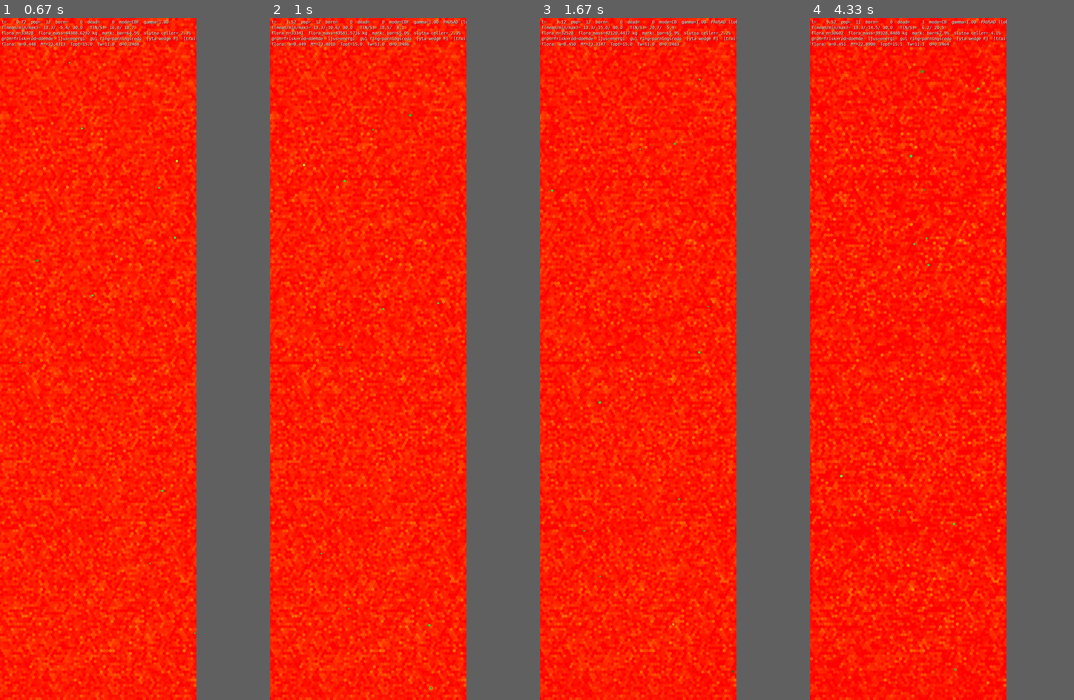
Above: before the commit, frames 1-4 (left to right).
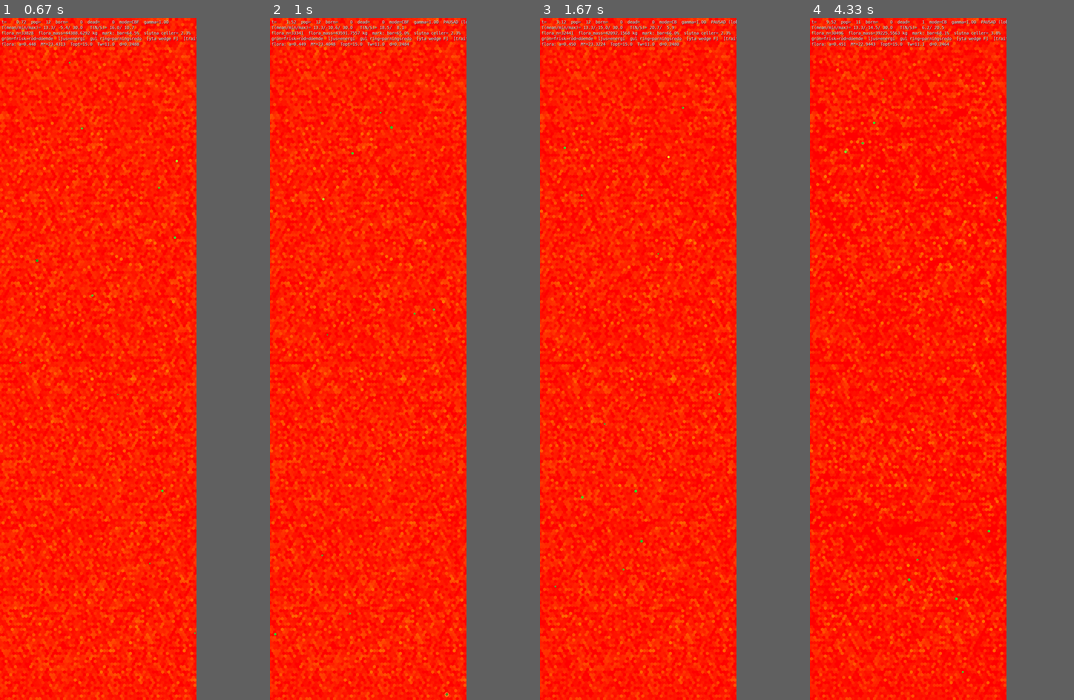
Above: after the commit, the same moments.

Repository: JoakimStorck/nep-process
Game: pygame game, started from nep_gui_launcher.py
Same seed, same stepped clock (60 frames per second), same inputs: the game is played once before the commit and once after it.
Inputs:
- Up to frame 1 (0.67 s): click "START" at 0.38 s
- Up to frame 2 (1 s): tap Space at 0.67 s
- Up to frame 3 (1.67 s): tap 1 at 1 s
- Up to frame 4 (4.33 s): no input

Frame 1 is identical in both runs. In frame 2, 0.2% of the frame differs, in the area x 0-74%, y 1-100%; in frame 3, 1.6%; in frame 4, 8.9%, in the area x 0-75%, y 0-100%.

Commit message:
Följ samma individ
Valet av artfrände var alltid "närmaste", och närmaste granne är en instabil
referens: två djur på snarlikt avstånd byter plats i rangordningen vid minsta
rörelse.

Uppmätt: 32,8 procent grannbyte mellan på varandra följande detektioner vid
fart 37,5, och 32,9 procent vid 23,2 — helt oberoende av samplingstätheten,
som samtidigt förbättrades en tredjedel. Det är alltså inte perceptionen som
är för gles utan måttet som är instabilt. Min tidigare förklaring att grannen
hann lämna synfältet mellan sensingar var fel.

Följden var att den sociala reflexen svängde mot A, sedan B, sedan A.
Amplituden var stor — median 0,128 i styrkommandot, aldrig mättad — men
riktningen inkoherent, och kohesionskvoten mot Poisson har legat på 1,0 genom
fyra patchar.

Den tidigare följda individen blir förstahandsval så länge den är synlig, som
ett halvt steg i sorteringsnyckeln; parningsvillighet väger fortfarande
tyngre. Ingen global koordination — samma celler, samma synellips, samma
gather.

grannbyte 32,9 -> 8,6 procent. Kohesionskvoten 1,00 -> 1,03, medelavstånd
4,67 -> 4,06 mot Poisson-förväntan 4,67.

Stabiliteten var nödvändig men inte tillräcklig.

Diff:
--- a/agent.py
+++ b/agent.py
@@ -2084,6 +2084,8 @@
     # id på den artfrände djuret senast följde. Förstahandsval nästa gång den
     # syns, så att den sociala reflexen får ett stabilt mål över hela mötet.
     _follow_id: int = field(init=False, default=0)
+    # (antal, kurs-x, kurs-y) per riktningssektor i kroppsram.
+    _soc_sectors: object = field(init=False, default=None, repr=False, compare=False)
     # Temperatur per riktningssektor i kroppsram, satt av sensingpasset.
     _temp_sectors: object = field(init=False, default=None, repr=False, compare=False)
     _cached_B0: float = field(init=False, default=0.0)
@@ -2620,17 +2622,51 @@
                 turn = clamp(turn - 0.70 * rs * biasN, -1.0, 1.0)
                 explore_drive = explore_drive * (1.0 - 0.3 * rs)
             elif abs(soc_bias) > 1e-6:
-                # Kohesion: verkar på avstånd och tonar ut när man närmar sig.
+                # Kohesion mot **grannskapets tyngdpunkt**, inte mot den
+                # närmaste. En enskild granne ger bara riktningen mot den
+                # grannen, och djur som svänger mot närmaste artfrände roterar
+                # runt varandra i stället för att konvergera. 0099 gjorde
+                # målvalet stabilt utan att kohesionskvoten rörde sig från 1,0.
+                #
+                # Reynolds tre regler får dela på **samma** totala vikt som den
+                # enda kohesionstermen hade. Flockningen ska vara en drift
+                # bland flera — föda, värme, flykt och parning verkar
+                # oförändrat — inte ta över styrningen.
                 wcoh = clamp((Nd_f - REP_ZONE) / max(1e-6, 1.0 - REP_ZONE), 0.0, 1.0)
-                turn = clamp(turn + 0.70 * soc_bias * wcoh * biasN, -1.0, 1.0)
+                _soc = getattr(self, "_soc_sectors", None)
+                did_group = False
+                if _soc is not None and soc_bias > 0.0:
+                    _F, _HX, _HY = _soc
+                    _S = len(_F)
+                    if _S:
+                        _ang = (np.arange(_S) + 0.5) * (2.0 * math.pi / _S)
+                        _w = np.asarray(_F, dtype=np.float64)
+                        _cx = float(np.sum(_w * np.cos(_ang)))
+                        _cy = float(np.sum(_w * np.sin(_ang)))
+                        if abs(_cx) + abs(_cy) > 1e-9:
+                            _e = self._signed_angle(math.atan2(_cy, _cx))
+                            turn = clamp(turn + 0.40 * soc_bias * wcoh
+                                         * clamp(_e / math.pi, -1.0, 1.0), -1.0, 1.0)
+                            did_group = True
+                        # Alignment mot grannskapets medelkurs. Vektorerna är
+                        # redan i kroppsram, så nollriktningen är egen kurs.
+                        _hx = float(np.sum(_HX)); _hy = float(np.sum(_HY))
+                        if abs(_hx) + abs(_hy) > 1e-9:
+                            _ea = self._signed_angle(math.atan2(_hy, _hx))
+                            turn = clamp(turn + 0.20 * soc_bias
+                                         * clamp(_ea / math.pi, -1.0, 1.0), -1.0, 1.0)
+                if not did_group:
+                    # Ingen granne i aggregatet — falla tillbaka på den
+                    # detekterade individen.
+                    turn = clamp(turn + 0.40 * soc_bias * wcoh * biasN, -1.0, 1.0)
 
                 # Alignment: starkast på mellanavstånd, där grannen är nära nog
                 # att vara värd att följa men inte så nära att man måste väja.
-                if neighbour_heading is not None and soc_bias > 0.0:
+                if (not did_group) and neighbour_heading is not None and soc_bias > 0.0:
                     w = clamp((Nd_f - REP_ZONE) / max(1e-6, 1.0 - REP_ZONE), 0.0, 1.0)
-                    walign = 4.0 * w * (1.0 - w)          # topp vid halva vägen
+                    walign = 4.0 * w * (1.0 - w)
                     errA = self._signed_angle(float(neighbour_heading) - self.heading)
-                    turn = clamp(turn + 0.70 * soc_bias * walign
+                    turn = clamp(turn + 0.20 * soc_bias * walign
                                  * clamp(errA / math.pi, -1.0, 1.0), -1.0, 1.0)
 
                 # Utforskningen dämpas bara av att *söka sällskap*. Tidigare
--- a/population.py
+++ b/population.py
@@ -2563,7 +2563,7 @@
         n = len(alive)
         if n == 0:
             z = np.zeros((0, S), dtype=np.float32)
-            return z, z, z
+            return z, z, z, z, z, z
 
         AP0 = alive[0].AP
         r_max = max(1, int(round(float(AP0.ray_len_front))))
@@ -2599,6 +2599,40 @@
         Tw_cells = np.asarray(self.world.temperature_of_cells(cells.ravel()),
                               dtype=np.float32).reshape(cells.shape)
 
+        # Artfränder som täta per-cell-fält: antal och hastighetssumma.
+        #
+        # Reynolds tre regler verkar på ett *grannskap*, inte på en granne, och
+        # skälet är riktningen. En enskild granne kan bara ge riktningen mot
+        # den grannen — djur som svänger mot närmaste artfrände roterar runt
+        # varandra. Ett aggregat ger riktningen mot gruppens tyngdpunkt, och
+        # det är en annan storhet: den konvergerar.
+        #
+        # 0099 stabiliserade målvalet — grannbyte 32,9 -> 8,6 procent — utan att
+        # kohesionskvoten rörde sig från 1,0. Stabiliteten var nödvändig men
+        # inte tillräcklig, och det som återstår är just tyngdpunkten.
+        #
+        # Fälten byggs med bincount över fauna_slots, samma mönster som
+        # flora_cell_mass. Nollställningen är O(n_cells) och försumbar vid
+        # 16 384; vid en miljon celler bör samma glesningstrick användas.
+        nc = int(self.grid.n_cells)
+        fslots = np.asarray(self._fauna_slots(), dtype=np.int64)
+        f_cnt = np.zeros(nc, dtype=np.float32)
+        f_vx = np.zeros(nc, dtype=np.float32)
+        f_vy = np.zeros(nc, dtype=np.float32)
+        if fslots.size:
+            fc = self.store.cell_idx[fslots].astype(np.int64, copy=False)
+            f_cnt += np.bincount(fc, minlength=nc).astype(np.float32, copy=False)
+            hd = np.zeros(fslots.size, dtype=np.float64)
+            by_slot = {}
+            for a in self.agents:
+                sl = int(getattr(a, "store_slot", -1))
+                if sl >= 0 and a.body.alive:
+                    by_slot[sl] = float(a.heading)
+            for j, sv in enumerate(fslots):
+                hd[j] = by_slot.get(int(sv), 0.0)
+            f_vx += np.bincount(fc, weights=np.cos(hd), minlength=nc).astype(np.float32, copy=False)
+            f_vy += np.bincount(fc, weights=np.sin(hd), minlength=nc).astype(np.float32, copy=False)
+
         # Egen cell är B0/C0 och hör inte till någon sektor.
         m = sec >= 0
         base = np.arange(n, dtype=np.int64)[:, None] * S
@@ -2616,6 +2650,9 @@
         Bw = agg(Bu)
         Cw = agg(Cu)
         Tw = agg(Tw_cells)
+        Fw = agg(f_cnt[cells])
+        Hx = agg(f_vx[cells])
+        Hy = agg(f_vy[cells])
 
         # Rotation till kroppsram: fraktionell cirkulär förskjutning.
         head = np.fromiter((a.heading for a in alive), dtype=np.float64, count=n)
@@ -2630,7 +2667,15 @@
         B_out = ((1.0 - frac) * Bw[rows, a0] + frac * Bw[rows, a1]).astype(np.float32, copy=False)
         C_out = ((1.0 - frac) * Cw[rows, a0] + frac * Cw[rows, a1]).astype(np.float32, copy=False)
         T_out = ((1.0 - frac) * Tw[rows, a0] + frac * Tw[rows, a1]).astype(np.float32, copy=False)
-        return B_out, C_out, T_out
+        F_out = ((1.0 - frac) * Fw[rows, a0] + frac * Fw[rows, a1]).astype(np.float32, copy=False)
+        # Kurserna roteras inte som sektorer utan som vektorer: kroppsram
+        # betyder att egen kurs dras av.
+        HX = ((1.0 - frac) * Hx[rows, a0] + frac * Hx[rows, a1]).astype(np.float64, copy=False)
+        HY = ((1.0 - frac) * Hy[rows, a0] + frac * Hy[rows, a1]).astype(np.float64, copy=False)
+        ch = np.cos(-head)[:, None]; sh = np.sin(-head)[:, None]
+        HXb = (HX * ch - HY * sh).astype(np.float32, copy=False)
+        HYb = (HX * sh + HY * ch).astype(np.float32, copy=False)
+        return B_out, C_out, T_out, F_out, HXb, HYb
 
     def _sector_tables(self, r_max: int, S: int):
         """Offset, avstånd, sektorindex och vikt per cell i grannskapet. Cachad."""
@@ -2893,11 +2938,13 @@
         sensing = [i for i, a in enumerate(alive) if int(a._sense_cd) <= 0]
         secB = secC = None
         if sensing:
-            secB, secC, secT = self._build_sector_percept([alive[i] for i in sensing])
+            secB, secC, secT, secF, secHX, secHY = self._build_sector_percept(
+                [alive[i] for i in sensing])
         sec_row = {}
         for k, i in enumerate(sensing):
             sec_row[i] = (secB[k], secC[k])
             alive[i]._temp_sectors = secT[k]
+            alive[i]._soc_sectors = (secF[k], secHX[k], secHY[k])
         # Tomt uppslag betyder "ingen artfrände inom räckhåll", inte "ej
         # beräknat". Utan den skillnaden faller just de djur som inget ser
         # tillbaka på strålmarschen — och det är precis de dyraste fallen.
Not shown, changed: TODO.md
